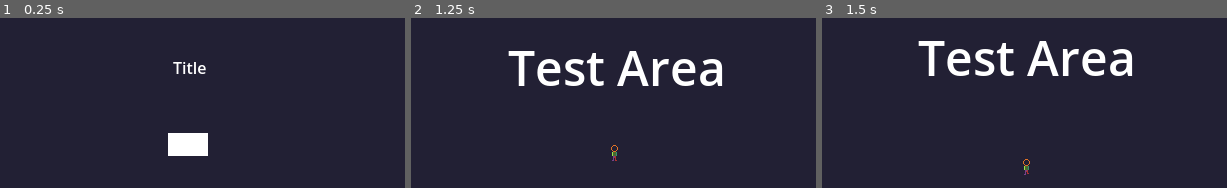
Above: before the commit, frames 1-3 (left to right).
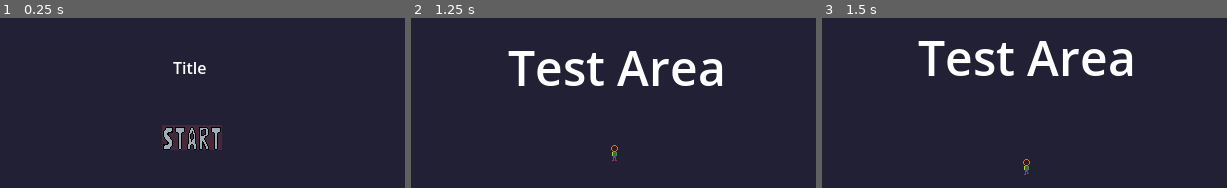
Above: after the commit, the same moments.

Repository: MenInHats/PixelBound
Game: Godot game, scene res://scenes/ui/title_screen/title_screen.tscn
Same seed, same stepped clock (60 frames per second), same inputs: the game is played once before the commit and once after it. The project has no main scene, so this scene is started directly.
Inputs (mouse positions are in pixels of both pictures, inside the frame that each line leads up to):
- Up to frame 1 (0.25 s): no input
- Up to frame 2 (1.25 s): tap Enter at 0.5 s; move the mouse to (597, 145) at 0.52 s; hold Right (Right) from 0.53 s (still down); click (597, 145) at 0.67 s
- Up to frame 3 (1.5 s): move the mouse to (931, 165) at 1.27 s; release Right (Right) at 1.28 s; hold Down (Down) from 1.28 s (still down); click (931, 165) at 1.42 s

The runs differ from the first frame. In frame 1, 2.5% of the frame differs, in the area x 40-55%, y 62-82%; in frame 2, nothing differs; in frame 3, nothing differs.

Commit message:
Small Update - Improved Start Button
Changed Scene:
- start_button, this button is being reworked to now include a sprite change when the mouse cursor hovers over the button
Added Assets:
-StartGameMenu, A placeholder/finalized version the the start game button
-StartGameMenu Alt, A alternate version of the start game button for when the cursor is hovering over button

Diff:
--- a/project.godot
+++ b/project.godot
@@ -23,6 +23,30 @@
 window/size/viewport_width=480
 window/size/viewport_height=270
 window/stretch/mode="viewport"
+
+[file_customization]
+
+folder_colors={
+"res://assets/": "red",
+"res://assets/sprites/": "orange",
+"res://assets/sprites/characters/": "yellow",
+"res://assets/textures/": "orange",
+"res://assets/textures/placeholder/": "yellow",
+"res://assets/ui/": "orange",
+"res://docs/": "red",
+"res://instance/": "red",
+"res://scenes/": "red",
+"res://scenes/player/": "orange",
+"res://scenes/systems/": "orange",
+"res://scenes/test/": "orange",
+"res://scenes/ui/": "orange",
+"res://scenes/ui/title_screen/": "yellow",
+"res://scenes/world/": "orange",
+"res://scripts/": "red",
+"res://scripts/player/": "orange",
+"res://scripts/systems/": "orange",
+"res://scripts/ui/": "orange"
+}
 
 [input]
 
--- a/scenes/player/player_chr.tscn
+++ b/scenes/player/player_chr.tscn
@@ -44,8 +44,8 @@
 "speed": 3.0
 }]
 
-[sub_resource type="CircleShape2D" id="CircleShape2D_pjrvx"]
-radius = 16.124516
+[sub_resource type="RectangleShape2D" id="RectangleShape2D_pjrvx"]
+size = Vector2(8, 16)
 
 [node name="PlayerChr" type="CharacterBody2D"]
 script = ExtResource("1_pjrvx")
@@ -56,6 +56,7 @@
 frame_progress = 0.44052327
 
 [node name="CollisionShape2D" type="CollisionShape2D" parent="."]
-shape = SubResource("CircleShape2D_pjrvx")
+position = Vector2(-1, 0)
+shape = SubResource("RectangleShape2D_pjrvx")
 
 [node name="Camera2D" type="Camera2D" parent="."]
--- a/scenes/ui/title_screen/start_button.tscn
+++ b/scenes/ui/title_screen/start_button.tscn
@@ -1,25 +1,19 @@
 [gd_scene load_steps=4 format=3 uid="uid://dgra8d3lfq54t"]
 
 [ext_resource type="Script" uid="uid://bp3ek6hciy50t" path="res://scripts/ui/title_screen_script/start_button_script.gd" id="1_htjd7"]
-
-[sub_resource type="CanvasTexture" id="CanvasTexture_3wclk"]
+[ext_resource type="Texture2D" uid="uid://cx878xtnxkk7" path="res://assets/ui/StartGameMenu.png" id="2_cohcd"]
 
 [sub_resource type="RectangleShape2D" id="RectangleShape2D_htjd7"]
-size = Vector2(40, 23.25)
+size = Vector2(60, 25.625)
 
-[node name="Start Button" type="Area2D"]
+[node name="StartButton" type="Area2D"]
 script = ExtResource("1_htjd7")
 
 [node name="Sprite2D" type="Sprite2D" parent="."]
-scale = Vector2(40, 23)
-texture = SubResource("CanvasTexture_3wclk")
+texture = ExtResource("2_cohcd")
 
 [node name="CollisionShape2D" type="CollisionShape2D" parent="."]
-position = Vector2(20, 12.375)
+position = Vector2(0, 0.8125)
 shape = SubResource("RectangleShape2D_htjd7")
 
-[node name="Label" type="Label" parent="."]
-offset_right = 40.0
-offset_bottom = 23.0
-
 [node name="AudioStreamPlayer2D" type="AudioStreamPlayer2D" parent="."]
--- a/scenes/ui/title_screen/title_screen.tscn
+++ b/scenes/ui/title_screen/title_screen.tscn
@@ -17,7 +17,7 @@
 expand_mode = 1
 
 [node name="Start Button" parent="." instance=ExtResource("2_oijkb")]
-position = Vector2(204, 115)
+position = Vector2(228, 119)
 
 [node name="Label" type="Label" parent="."]
 texture_filter = 1
--- a/scripts/ui/title_screen_script/start_button_script.gd
+++ b/scripts/ui/title_screen_script/start_button_script.gd
@@ -3,7 +3,24 @@
 # Optional sound call, when button press
 @export var sfx_button_press = Node2D
 @export var particle_button_press = Node2D
+#@onready var sprite = $
+# Load the two textures
+var normal_texture = preload("res://assets/ui/StartGameMenu.png")
+var hover_texture = preload("res://assets/ui/StartGameMenu Alt.png")
+
+#func _ready():
+	## Connect button signals
+	#sprite.mouse_entered.connect(_on_mouse_entered)
+	#sprite.mouse_exited.connect(_on_mouse_exited)
 
 func _input_event(viewport: Viewport, event: 	InputEvent, shape_idx: int):
 	if event is InputEventMouseButton and event.pressed:
 		SceneManager.change_scene("res://scenes/test/test_area.tscn")
+
+
+
+#func _on_mouse_entered():
+	#sprite.texture = hover_texture
+#
+#func _on_mouse_exited():
+	#sprite.texture = normal_texture
Binary file added: assets/ui/StartGameMenu Alt.png
Binary file added: assets/ui/StartGameMenu.png
Not shown: 1 places in scenes/player/player_chr.tscn that only renumber resources
Not shown: 1 places in scenes/ui/title_screen/title_screen.tscn that only renumber resources
